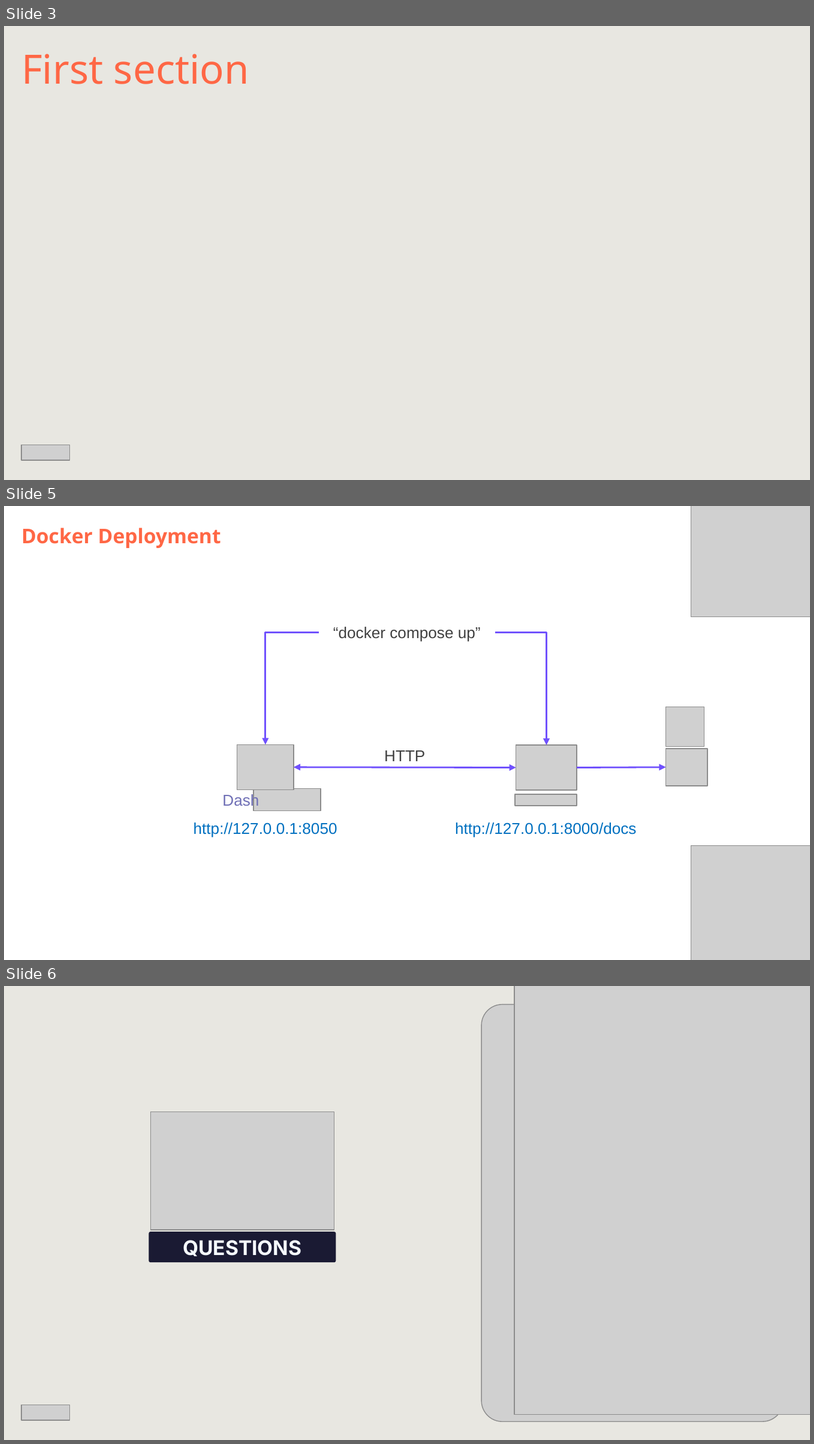
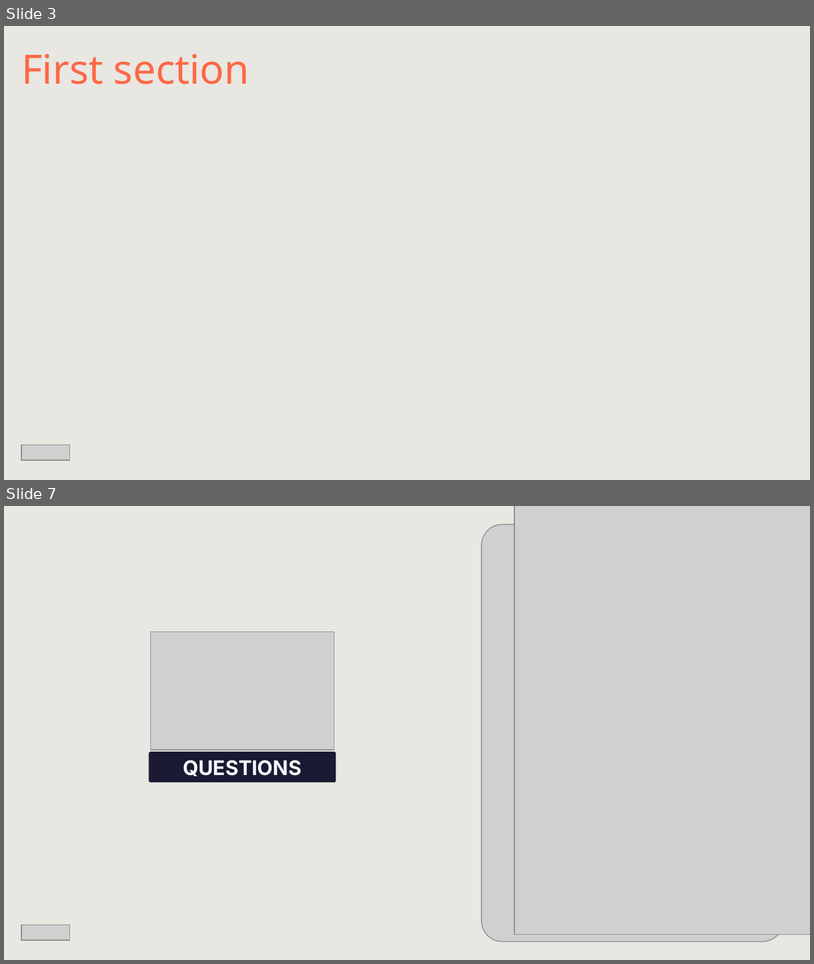
Before and after one commit to DataScientest-Studio/jun26bde-job-market, a slide deck: docs/defence/Defence.pptx. Shown one above the other, each under a label of ours: slides 3, 5 and 6 before the commit, slides 3 and 7 after it; the slides between them are not shown. The pictures are 814x1444 and 814x964 pixels, drawn with LibreOffice and Linux fonts; fonts in the diff are those of the drawing; grey boxes stand for pictures; background and template pictures are left out. Boxes give left, top, right and bottom in pixels: in the first picture for what was removed or moved away, otherwise in the second. Text is boxed around its words. In the diff, an @@ line names an element or a change of style, - is before the commit and + after.

```diff
--- a/docs/defence/Defence.pptx
+++ b/docs/defence/Defence.pptx
@@ slide 5 removed at (4, 506, 810, 960), background #FFFFFF @@
@@ picture removed at (691, 506, 810, 617) @@
@@ subtitle removed at (21, 528, 221, 548) @@
-Docker Deployment
@@ text removed at (333, 627, 481, 642) @@
-“docker compose up”
@@ elbow arrow removed from (318, 633) to (265, 745) @@
@@ elbow arrow removed from (496, 633) to (547, 745) @@
@@ picture removed at (666, 707, 705, 747) @@
@@ picture removed at (237, 745, 293, 790) @@
@@ text removed at (384, 750, 425, 761) @@
-HTTP
@@ picture removed at (516, 745, 578, 790) @@
@@ picture removed at (666, 748, 708, 785) @@
@@ double arrow removed from (293, 767) to (516, 767) @@
@@ arrow removed from (578, 767) to (666, 767) @@
@@ text removed at (222, 793, 259, 809) @@
-Dash
@@ picture removed at (254, 788, 321, 811) @@
@@ picture removed at (515, 794, 578, 805) @@
@@ text removed at (194, 822, 338, 837) @@
-http://127.0.0.1:8050
@@ text removed at (455, 822, 637, 837) @@
-http://127.0.0.1:8000/docs
@@ picture removed at (691, 846, 810, 960) @@
@@ what was slide 6 is now slide 7 @@
```
Also in this commit, not shown: 1 slide changed, 2 slides added, 7 other files.
